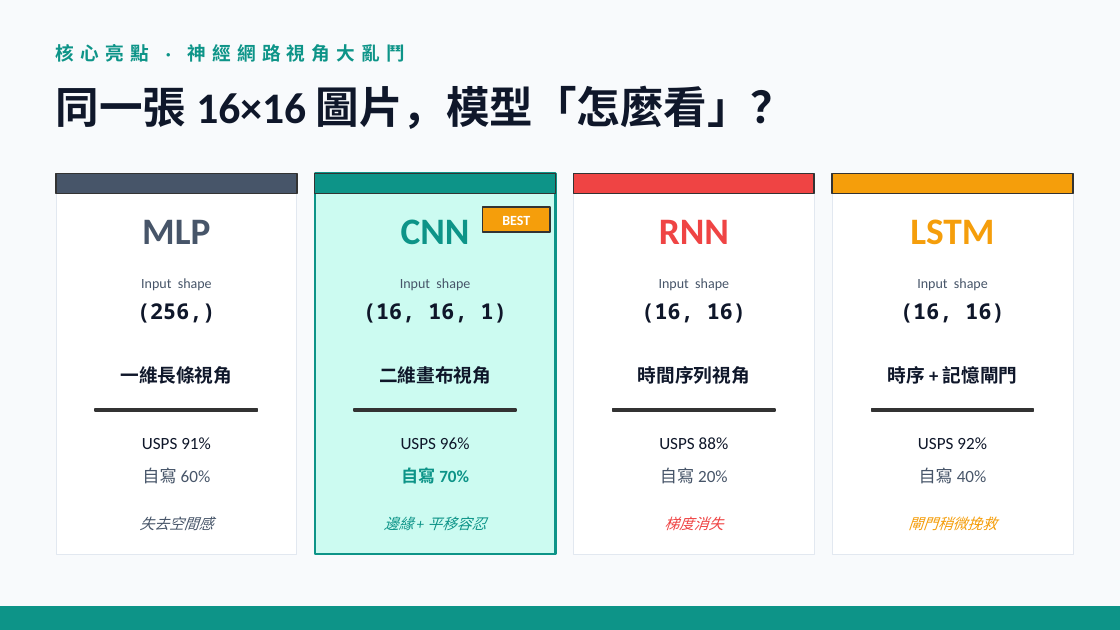
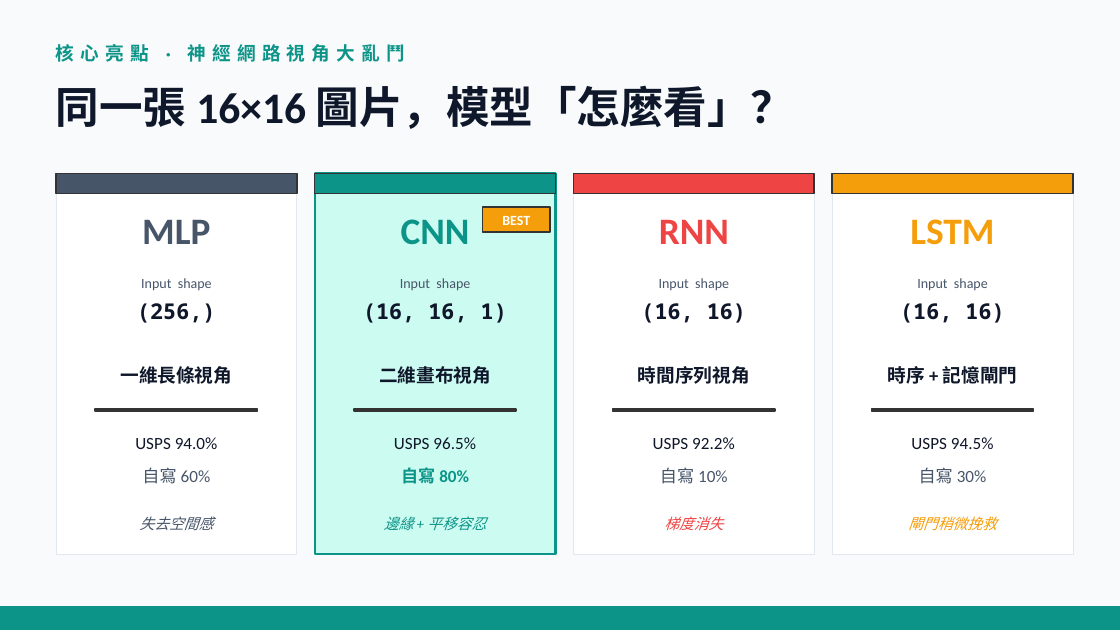
Before and after one commit to ericadgjl-huang/Handwriting_Recognition, a slide deck: slide 7 of hw2_handwriting 簡報.pptx. Drawn at 1120x630 pixels with LibreOffice and Linux fonts; fonts in the diff are those of the drawing. Boxes give left, top, right and bottom in pixels: in the first picture for what was removed or moved away, otherwise in the second. Text is boxed around its words. In the diff, an @@ line names an element or a change of style, - is before the commit and + after.

```diff
--- a/hw2_handwriting 簡報.pptx
+++ b/hw2_handwriting 簡報.pptx
@@ text at bbox=[135, 437, 218, 449]: text changed @@
-USPS 91%
+USPS 94.0%
@@ text at bbox=[394, 437, 476, 449]: text changed @@
-USPS 96%
+USPS 96.5%
@@ text at bbox=[653, 437, 735, 449]: text changed @@
-USPS 88%
+USPS 92.2%
@@ text at bbox=[911, 437, 994, 449]: text changed @@
-USPS 92%
+USPS 94.5%
@@ text at bbox=[401, 467, 469, 484]: text changed @@
-自寫 70%
+自寫 80%
@@ text at bbox=[660, 467, 728, 484]: text changed @@
-自寫 20%
+自寫 10%
@@ text at bbox=[919, 467, 987, 484]: text changed @@
-自寫 40%
+自寫 30%
```
Also in this commit, not shown: 6 other slides changed, 1 other file.
